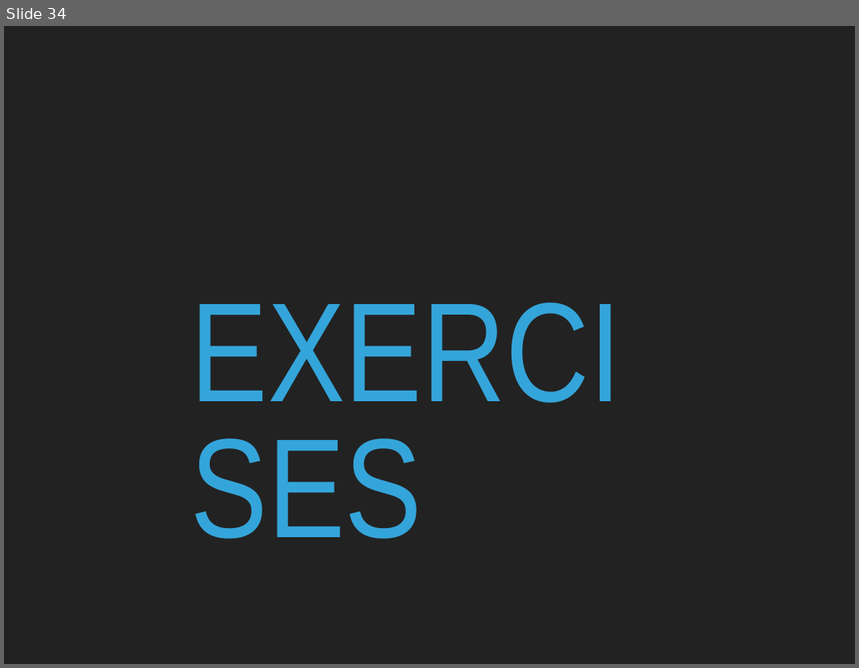
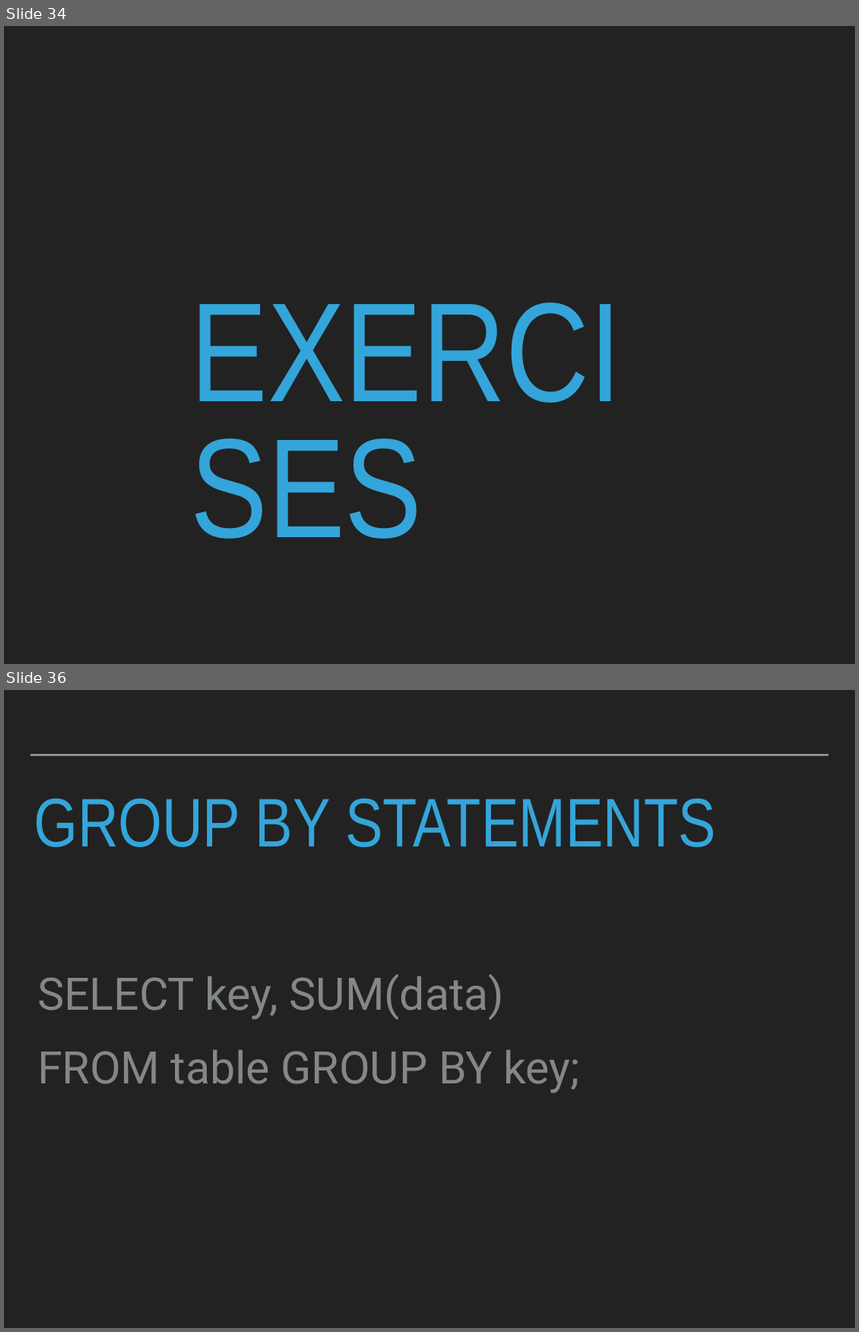
Before and after one commit to robcarrington/sqlbootcamp, a slide deck: Slides/Session2.pptx. Shown one above the other, each under a label of ours: slide 34 before the commit, slides 34 and 36 after it; the slides between them are not shown. The pictures are 859x668 and 859x1332 pixels, drawn with LibreOffice and Linux fonts; fonts in the diff are those of the drawing. Boxes give left, top, right and bottom in pixels: in the first picture for what was removed or moved away, otherwise in the second. Text is boxed around its words. In the diff, an @@ line names an element or a change of style, - is before the commit and + after.

Commit message:
Added groupby slides back in

```diff
--- a/Slides/Session2.pptx
+++ b/Slides/Session2.pptx
@@ slide 36 added at box(4, 690, 855, 1328), background #222222 @@
@@ line added from (31, 755) to (829, 755), #A6AAA9 2 pt @@
@@ title added at box(34, 798, 716, 847), 82.8 pt, text #34A5DA @@
+GROUP BY STATEMENTS
@@ text added at box(37, 974, 580, 1094), 54 pt, text #838787 @@
+SELECT key, SUM(data)
+FROM table GROUP BY key;
```
Also in this commit, not shown: 7 other slides added, 1 other file.
